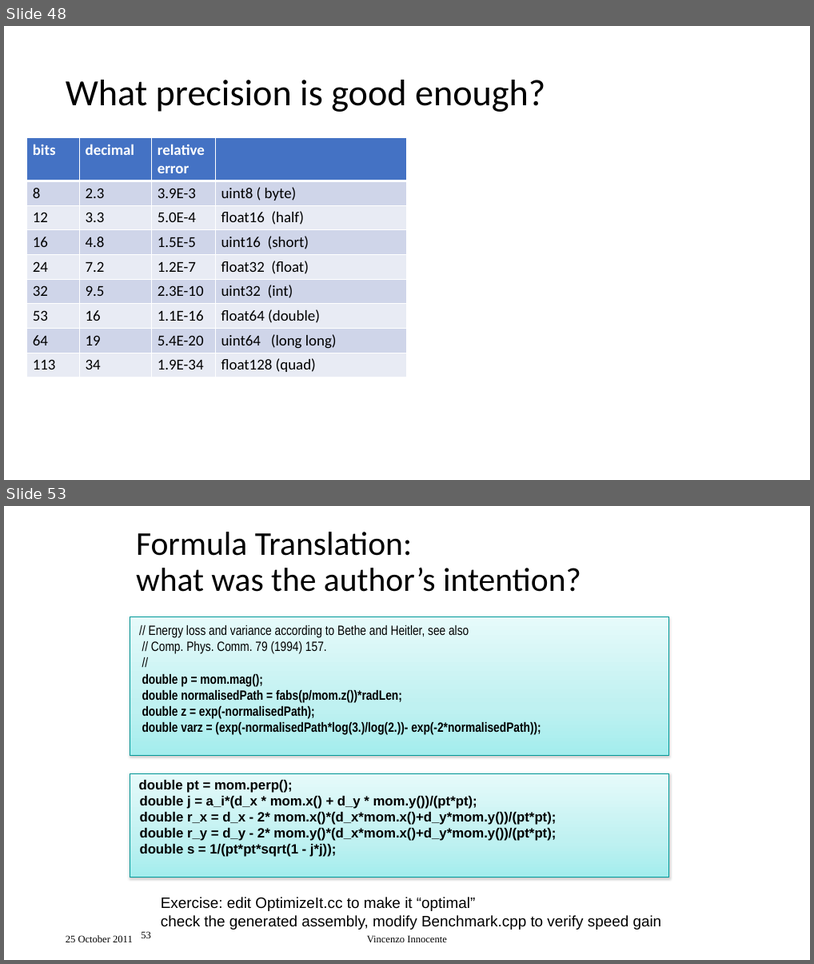
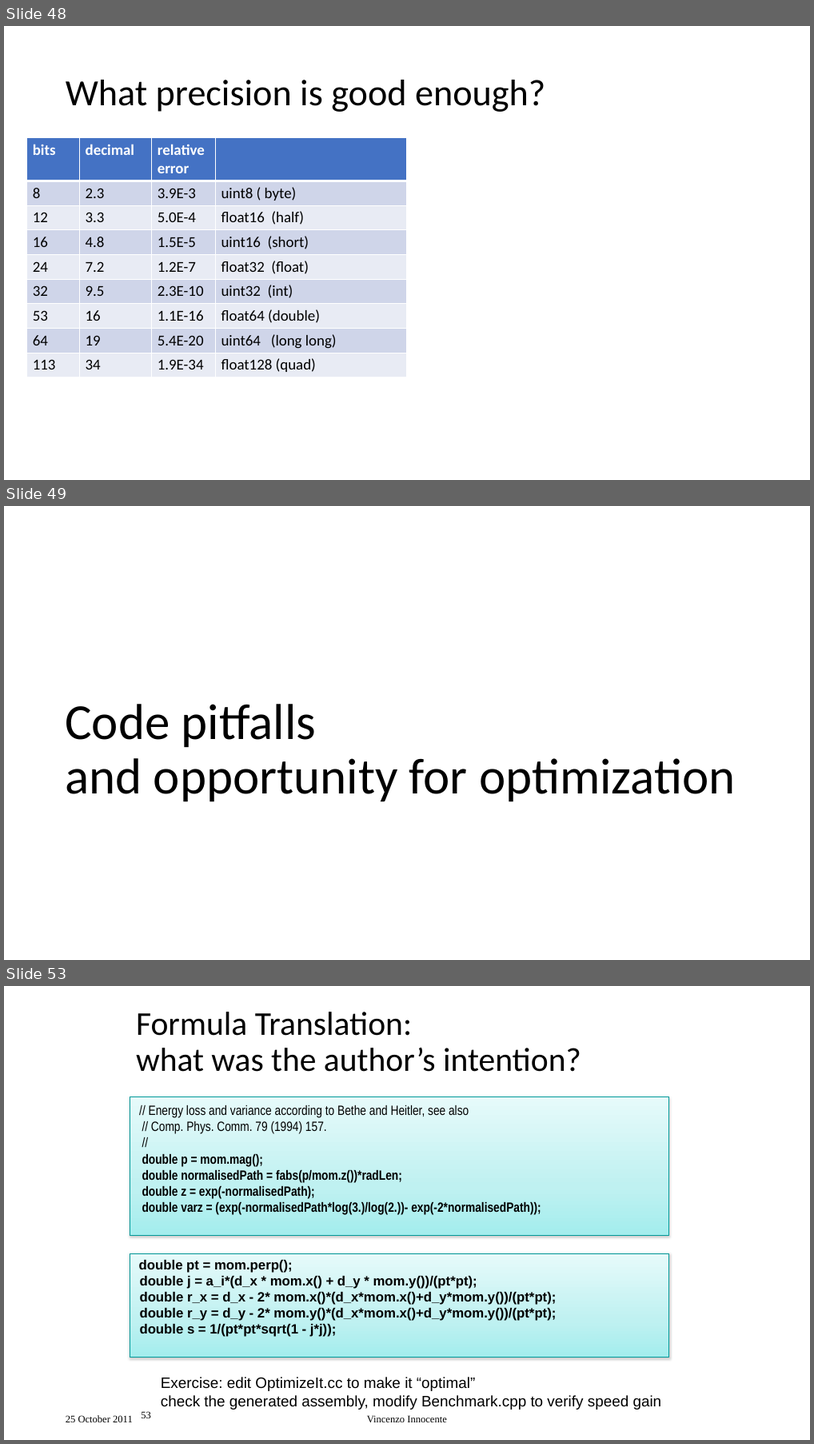
Before and after one commit to VinInn/FPCourse, a slide deck: Slides/FPforScientist.pptx. Shown one above the other, each under a label of ours: slides 48 and 53 before the commit, slides 48, 49 and 53 after it; the slides between them are not shown. The pictures are 814x964 and 814x1444 pixels, drawn with LibreOffice and Linux fonts; fonts in the diff are those of the drawing. Boxes give left, top, right and bottom in pixels: in the first picture for what was removed or moved away, otherwise in the second. Text is boxed around its words. In the diff, an @@ line names an element or a change of style, - is before the commit and + after.

Commit message:
add code optimization

```diff
--- a/Slides/FPforScientist.pptx
+++ b/Slides/FPforScientist.pptx
@@ slide 49 added at [4, 506, 810, 960], background #FFFFFF @@
@@ title added at [65, 704, 736, 801], 60 pt, text #000000 @@
+Code pitfalls
+and opportunity for optimization
```
Also in this commit, not shown: 1 slide changed, 3 other slides added, 1 slide removed.
